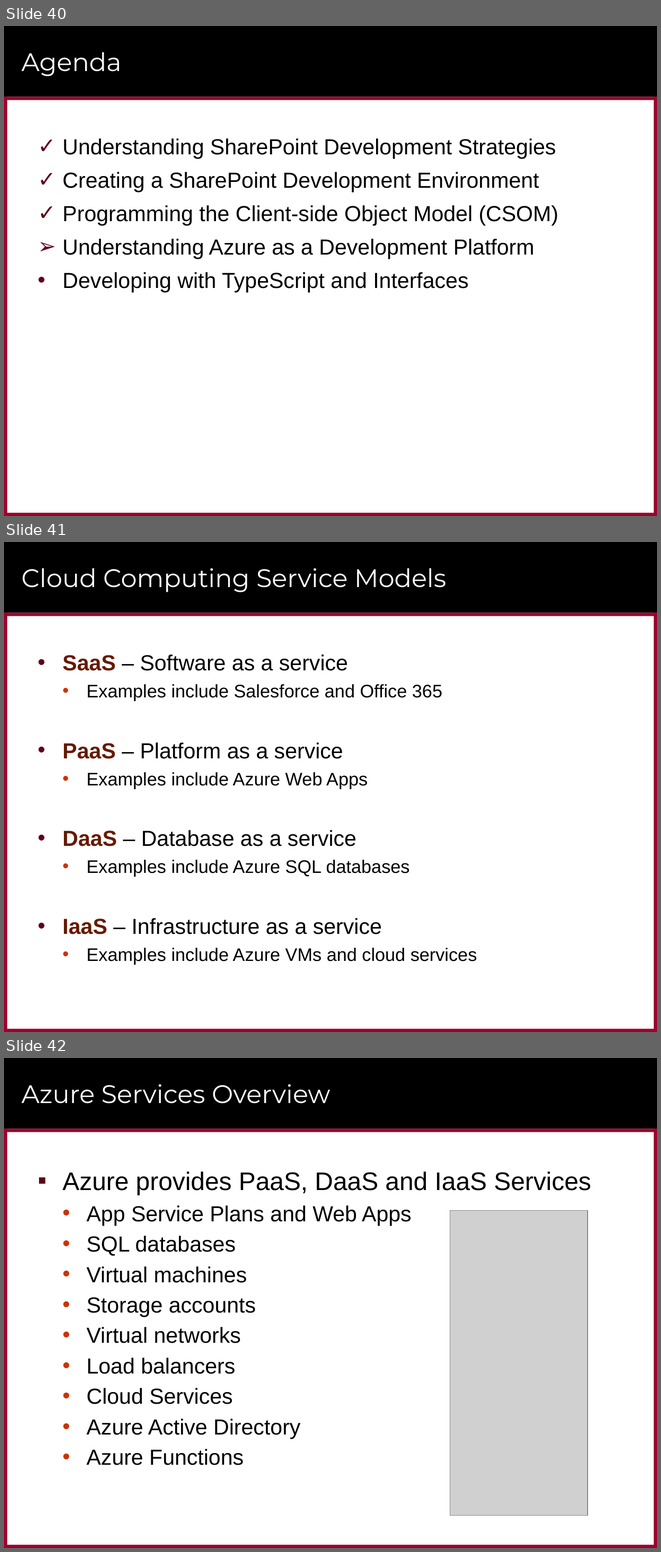
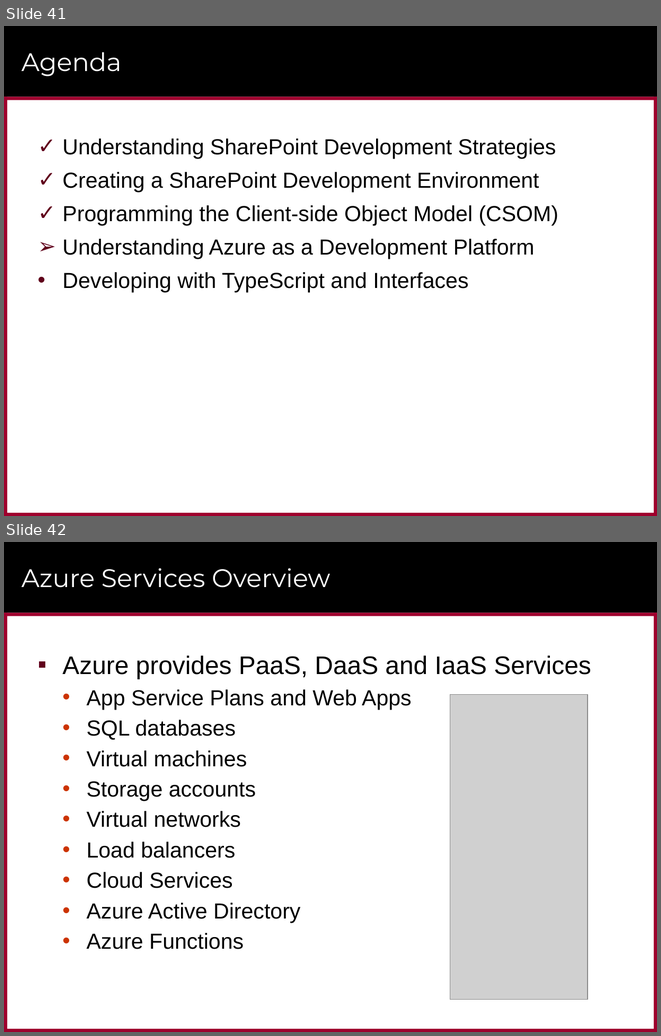
Before and after one commit to CriticalPathTraining/MSD365_Courseware, a slide deck: 01 GettingStarted.pptx. Shown one above the other, each under a label of ours: slides 40, 41 and 42 before the commit, slides 41 and 42 after it. The pictures are 661x1552 and 661x1036 pixels, drawn with LibreOffice and Linux fonts; fonts in the diff are those of the drawing; grey boxes stand for pictures; background and template pictures are left out. Boxes give left, top, right and bottom in pixels: in the first picture for what was removed or moved away, otherwise in the second. Text is boxed around its words. In the diff, an @@ line names an element or a change of style, - is before the commit and + after.

```diff
--- a/01 GettingStarted.pptx
+++ b/01 GettingStarted.pptx
@@ slide 41 removed at bbox=[4, 542, 657, 1032], background #FFFFFF; not listed: 6 template elements that a slide beside it also shows @@
@@ title removed at bbox=[21, 568, 446, 592] @@
-Cloud Computing Service Models
@@ text removed at bbox=[62, 654, 477, 964] @@
-• SaaS – Software as a service
-  • Examples include Salesforce and Office 365
-• PaaS – Platform as a service
-  • Examples include Azure Web Apps
-• DaaS – Database as a service
-  • Examples include Azure SQL databases
-• IaaS – Infrastructure as a service
-  • Examples include Azure VMs and cloud services
@@ what was slide 40 is now slide 41 @@
```
Also in this commit, not shown: 1 slide changed, 1 slide added, 11 other files.
